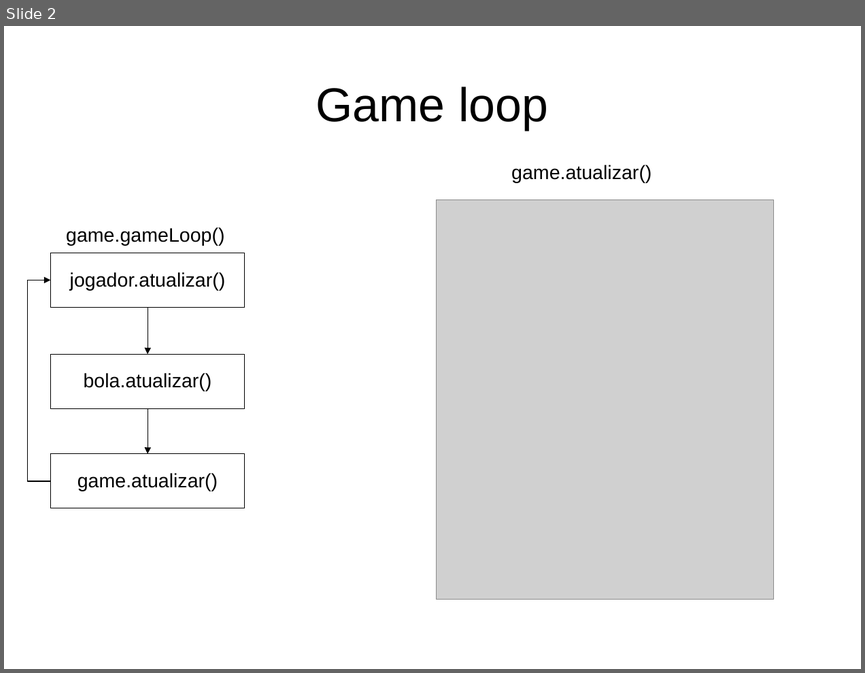
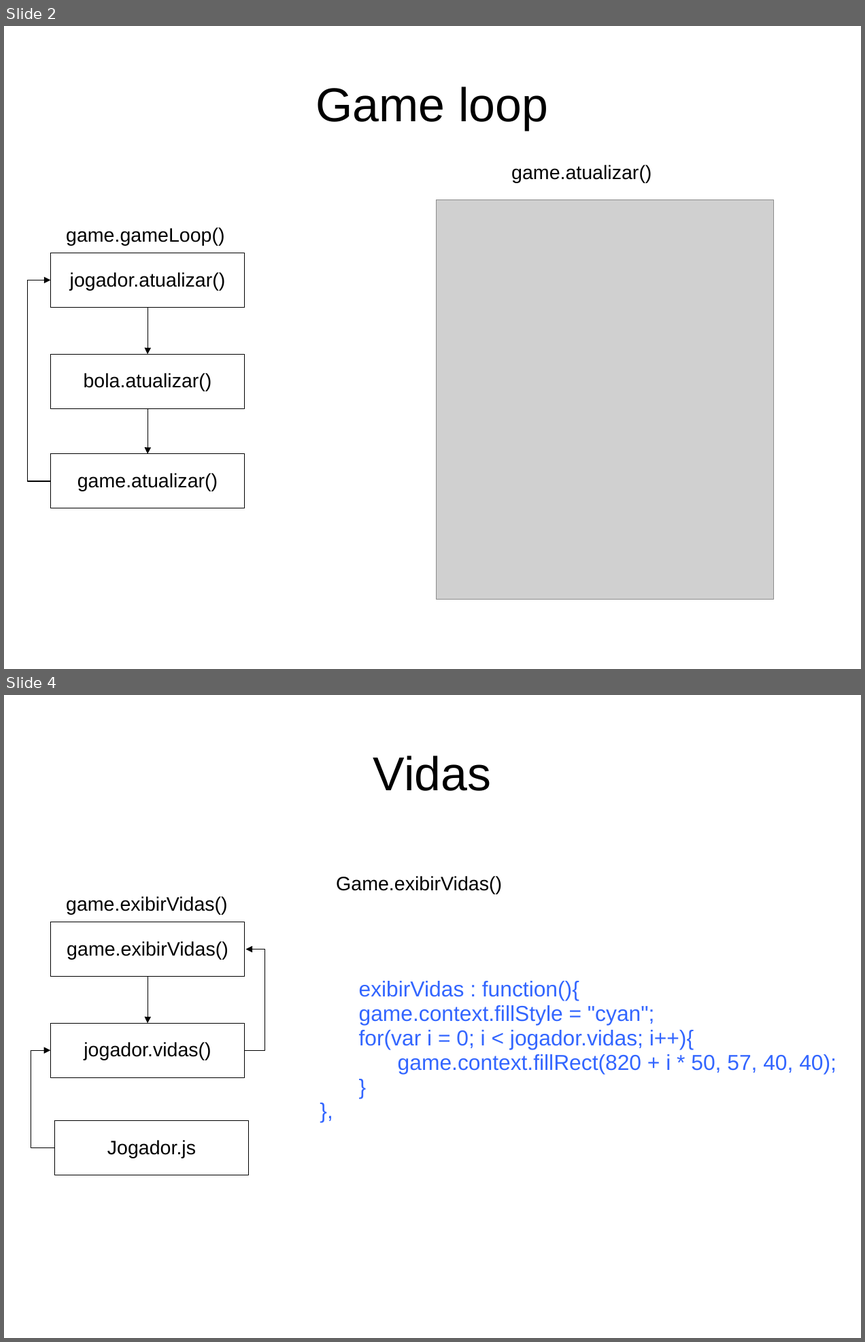
Before and after one commit to jucimarjr/posueagames, a slide deck: brunorichele/breakout/apres/breakout.ppt. Shown one above the other, each under a label of ours: slide 2 before the commit, slides 2 and 4 after it; the slides between them are not shown. The pictures are 865x673 and 865x1342 pixels, drawn with LibreOffice and Linux fonts; fonts in the diff are those of the drawing; grey boxes stand for pictures. Boxes give left, top, right and bottom in pixels: in the first picture for what was removed or moved away, otherwise in the second. Text is boxed around its words. In the diff, an @@ line names an element or a change of style, - is before the commit and + after.

```diff
--- a/brunorichele/breakout/apres/breakout.ppt
+++ b/brunorichele/breakout/apres/breakout.ppt
@@ slide 4 added at [4, 695, 861, 1338], background #FFFFFF @@
@@ title added at [373, 756, 491, 791], 44 pt, text #000000 @@
+Vidas
@@ text added at [336, 876, 502, 894], 18 pt, text #000000 @@
+Game.exibirVidas()
@@ text added at [66, 896, 228, 914], 18 pt, text #000000 @@
+game.exibirVidas()
@@ rectangle added at [51, 922, 245, 977], outline #000000 0.74 pt, 18 pt, text #000000 @@
+game.exibirVidas()
@@ elbow arrow added from (245, 1051) to (246, 949), #000000 0.74 pt @@
@@ elbow arrow added from (148, 977) to (148, 1023), #000000 0.74 pt @@
@@ text added at [359, 981, 836, 1074], 20 pt, text #3366FF @@
+exibirVidas : function(){
+game.context.fillStyle = "cyan";
+for(var i = 0; i < jogador.vidas; i++){
+game.context.fillRect(820 + i * 50, 57, 40, 40);
+}
+},
@@ rectangle added at [51, 1023, 245, 1078], outline #000000 0.74 pt, 18 pt, text #000000 @@
+jogador.vidas()
@@ elbow arrow added from (54, 1147) to (51, 1051), #000000 0.74 pt @@
@@ rectangle added at [54, 1120, 249, 1174], outline #000000 0.74 pt, 18 pt, text #000000 @@
+Jogador.js
```
Also in this commit, not shown: 11 other slides added, 7 other files.
